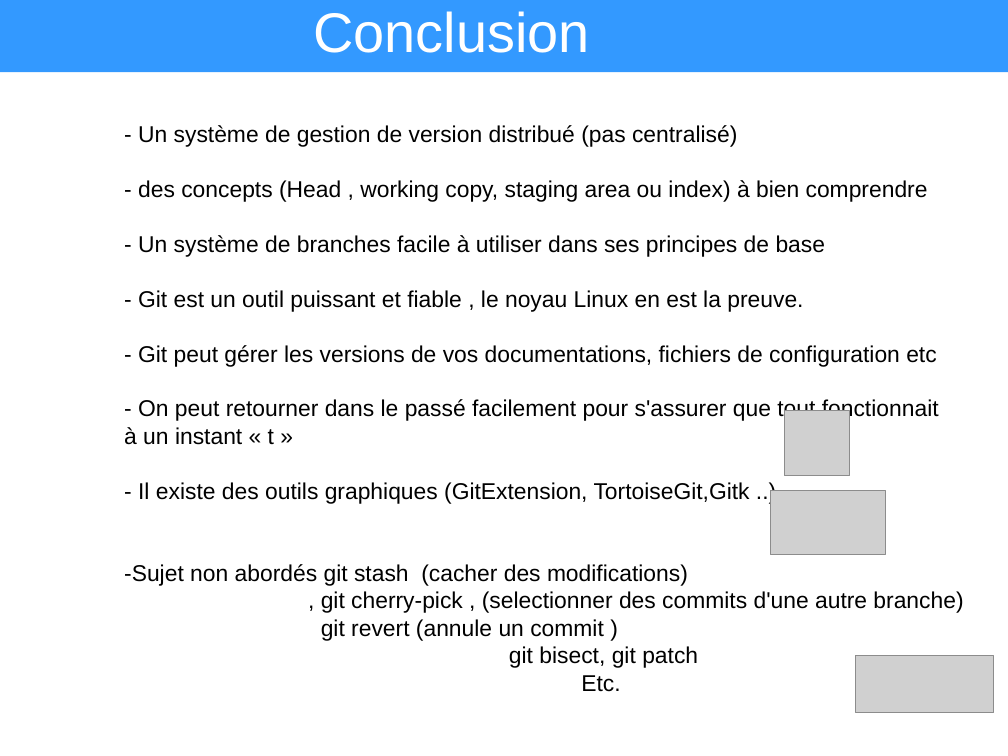
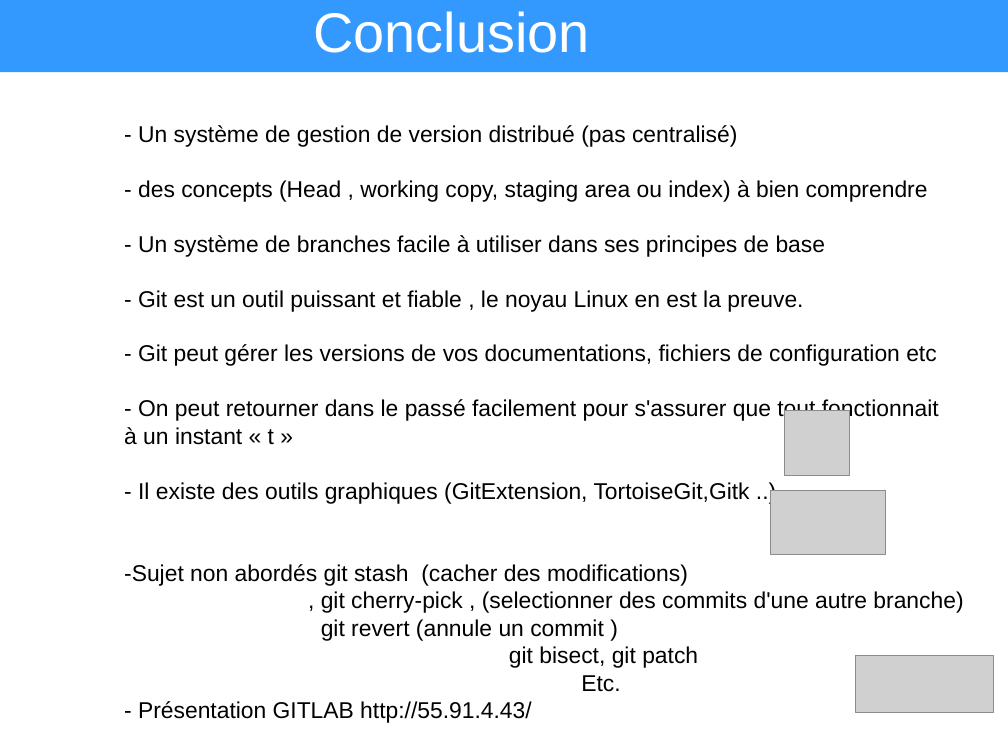
Before and after one commit to heylve/current, a slide deck: slide 19 of Presentations/git_explained.odp. Drawn at 1008x756 pixels with LibreOffice and Linux fonts; fonts in the diff are those of the drawing; grey boxes stand for pictures. Boxes give left, top, right and bottom in pixels: in the first picture for what was removed or moved away, otherwise in the second. Text is boxed around its words. In the diff, an @@ line names an element or a change of style, - is before the commit and + after.

```diff
--- a/Presentations/git_explained.odp
+++ b/Presentations/git_explained.odp
@@ text at (138, 701, 531, 723): paragraph added @@
+- Présentation GITLAB http://55.91.4.43/
```
Also in this commit, not shown: 2 other slides changed, 33 other files.
